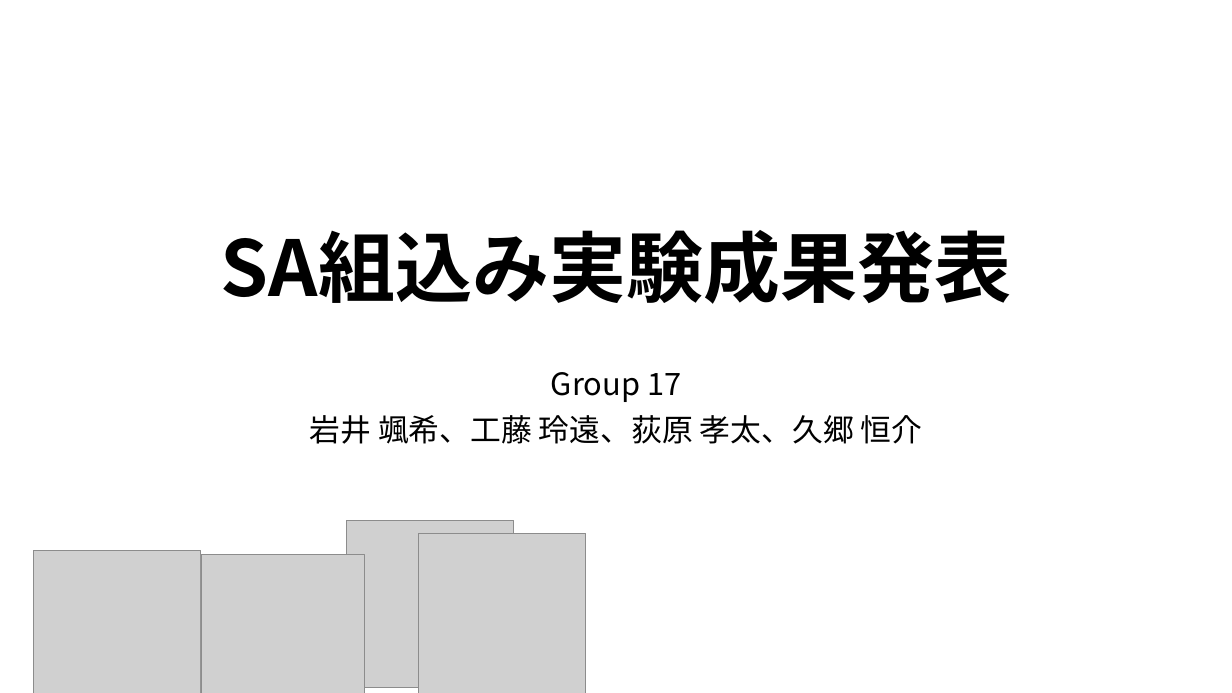
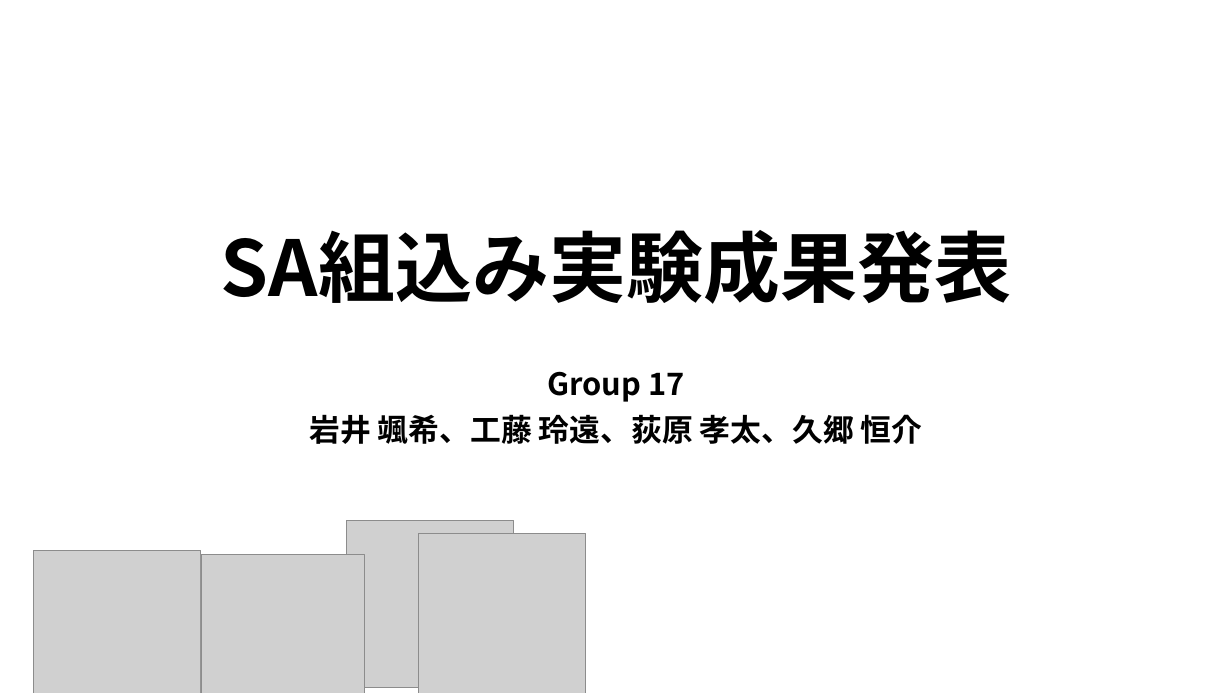
Before and after one commit to RUSAEXP12024/group17, a slide deck: slide 1 of SA組込み実験成果発表_17.pptx. Drawn at 1232x693 pixels with LibreOffice and Linux fonts; fonts in the diff are those of the drawing; grey boxes stand for pictures. Boxes give left, top, right and bottom in pixels: in the first picture for what was removed or moved away, otherwise in the second. Text is boxed around its words. In the diff, an @@ line names an element or a change of style, - is before the commit and + after.

Commit message:
成果報告スライドを更新

```diff
--- a/SA組込み実験成果発表_17.pptx
+++ b/SA組込み実験成果発表_17.pptx
@@ subtitle "Group 17" at [309, 371, 923, 444]: bold on @@
```
Also in this commit, not shown: 9 other slides changed.
